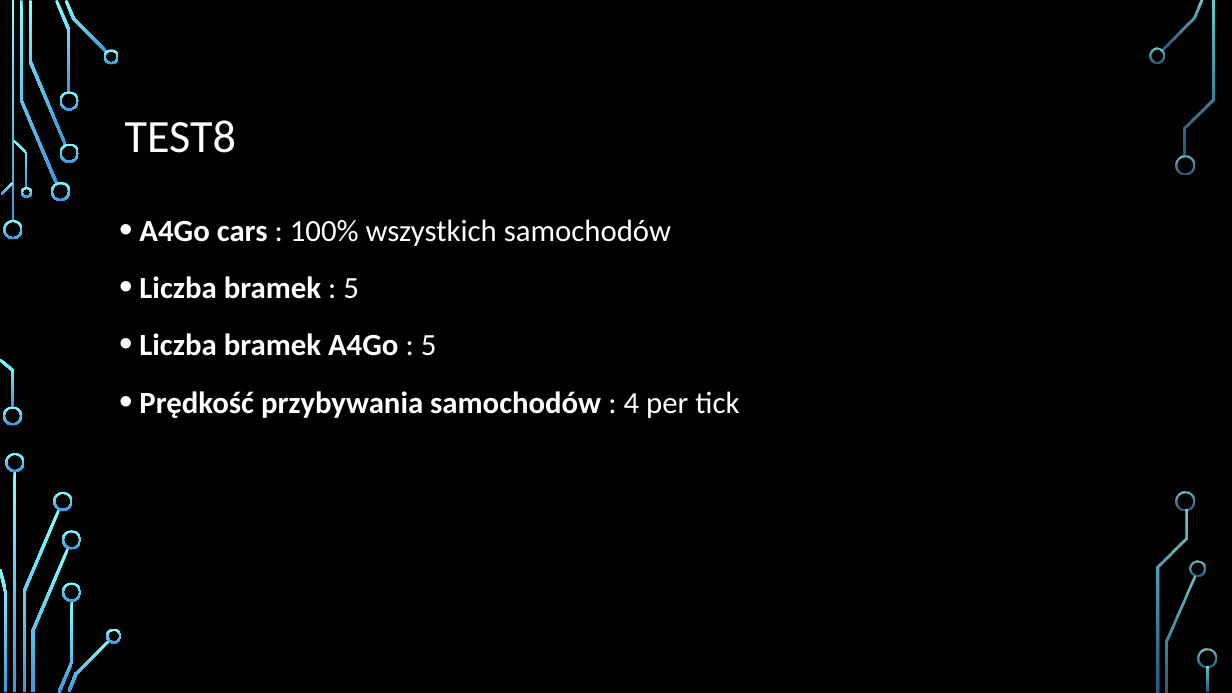
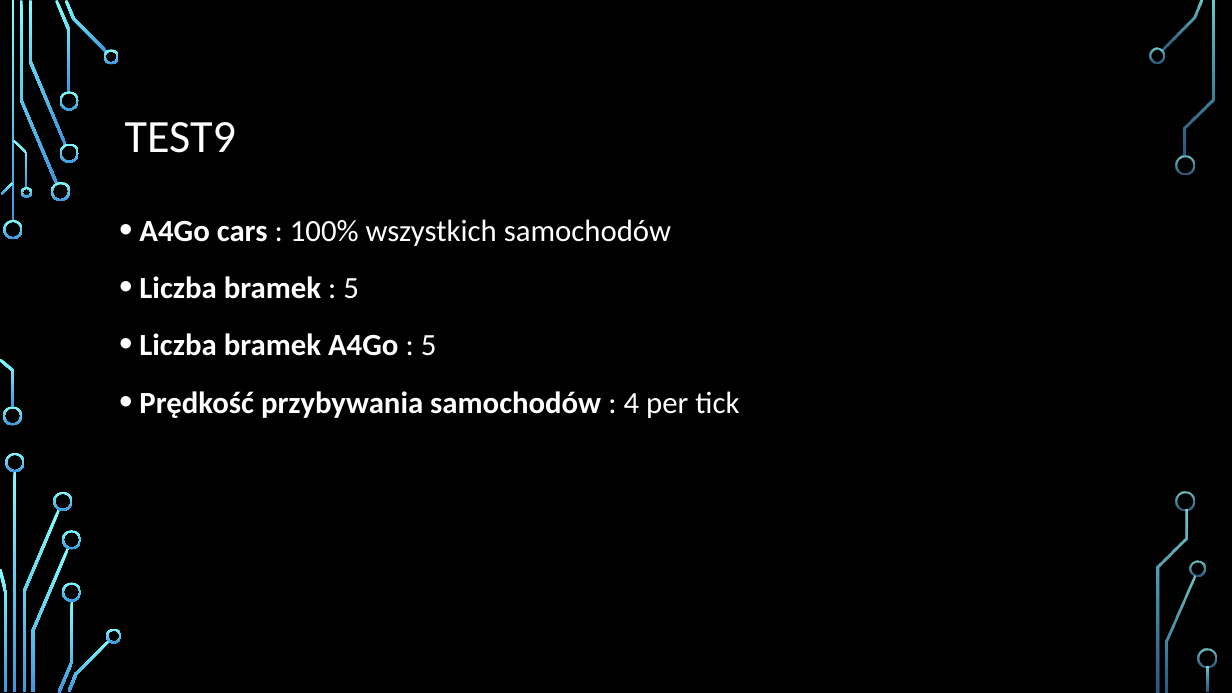
Before and after one commit to zurus93/ExpresswaySimulation, a slide deck: slide 22 of ExpresswaySimulation/doc/Prezentacja_finalna.pptx. Drawn at 1232x693 pixels with LibreOffice and Linux fonts; fonts in the diff are those of the drawing; background and template pictures are left out. Boxes give left, top, right and bottom in pixels: in the first picture for what was removed or moved away, otherwise in the second. Text is boxed around its words. In the diff, an @@ line names an element or a change of style, - is before the commit and + after.

```diff
--- a/ExpresswaySimulation/doc/Prezentacja_finalna.pptx
+++ b/ExpresswaySimulation/doc/Prezentacja_finalna.pptx
@@ title at <box>125,122,236,153</box>: text changed @@
-TEST8
+TEST9
```
Also in this commit, not shown: 3 other slides changed, 4 slides added, 1 slide removed, 5 other files.
